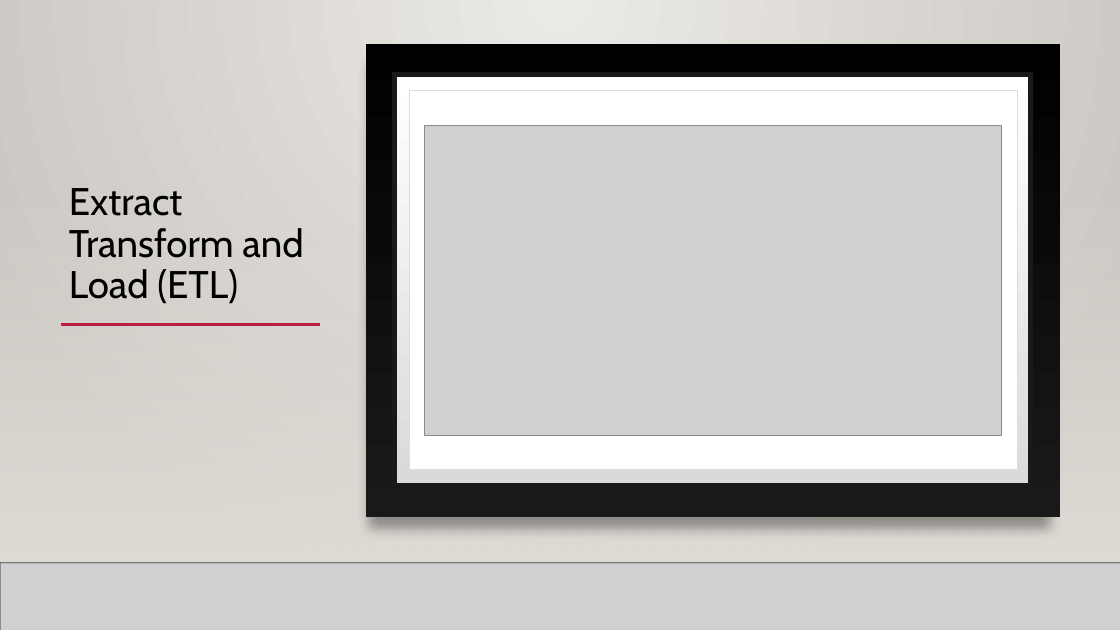
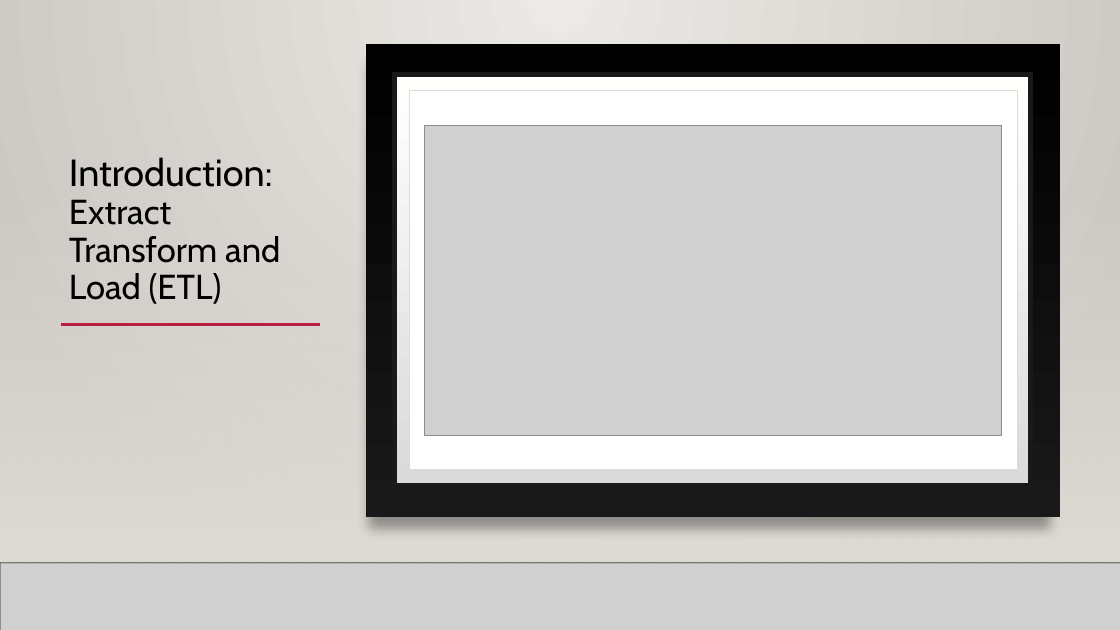
Before and after one commit to mahyarshu/Gigalytics, a slide deck: slide 20 of documents/Presentation/Innovators.pptx (slide 59 before the commit). Drawn at 1120x630 pixels with LibreOffice and Linux fonts; fonts in the diff are those of the drawing; grey boxes stand for pictures; background and template pictures are left out. Boxes give left, top, right and bottom in pixels: in the first picture for what was removed or moved away, otherwise in the second. Text is boxed around its words. In the diff, an @@ line names an element or a change of style, - is before the commit and + after.

```diff
--- a/documents/Presentation/Innovators.pptx
+++ b/documents/Presentation/Innovators.pptx
@@ title at [69,157,280,304]: text changed; size 33 to 29.7 pt @@
-Extract Transform and Load (ETL)
+Introduction: Extract Transform and Load (ETL)
```
Also in this commit, not shown: 16 other slides changed, 1 slide added, 1 slide removed.
